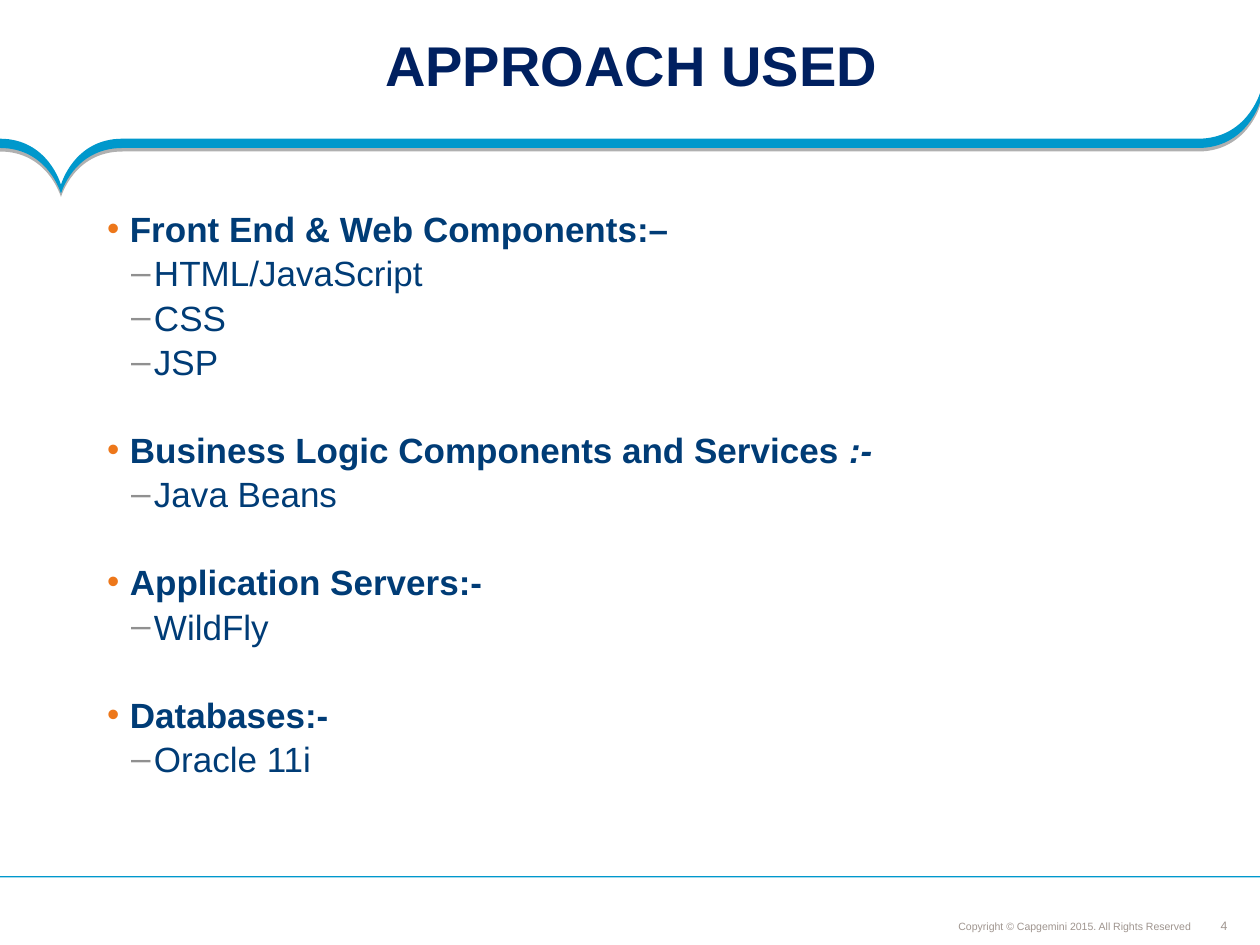
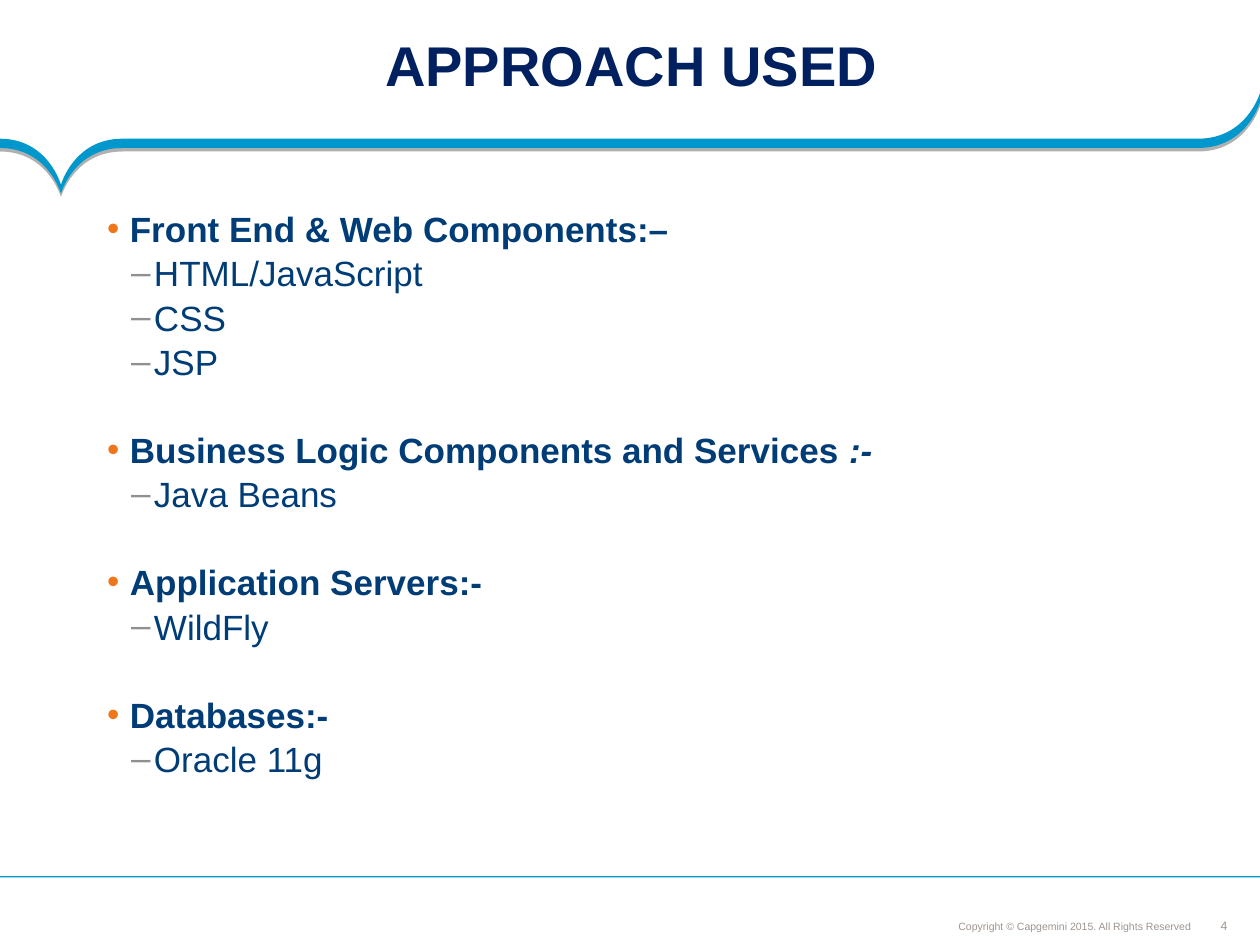
Before and after one commit to SaiEshwar157233/FeedbackMS, a slide deck: slide 4 of Feedback_managment_PLP Documents/ProjectDocuments/Requirements/Understanding Documents/Feedback Management System.ppt. Drawn at 1260x945 pixels with LibreOffice and Linux fonts; fonts in the diff are those of the drawing; background and template pictures are left out. Boxes give left, top, right and bottom in pixels: in the first picture for what was removed or moved away, otherwise in the second. Text is boxed around its words. In the diff, an @@ line names an element or a change of style, - is before the commit and + after.

```diff
--- a/Feedback_managment_PLP Documents/ProjectDocuments/Requirements/Understanding Documents/Feedback Management System.ppt
+++ b/Feedback_managment_PLP Documents/ProjectDocuments/Requirements/Understanding Documents/Feedback Management System.ppt
@@ text at [154,746,323,779]: text changed @@
-      – Oracle 11i
+      – Oracle 11g
```
Also in this commit, not shown: 9 other slides changed, 6 slides added, 10 slides removed, 4 other files.
